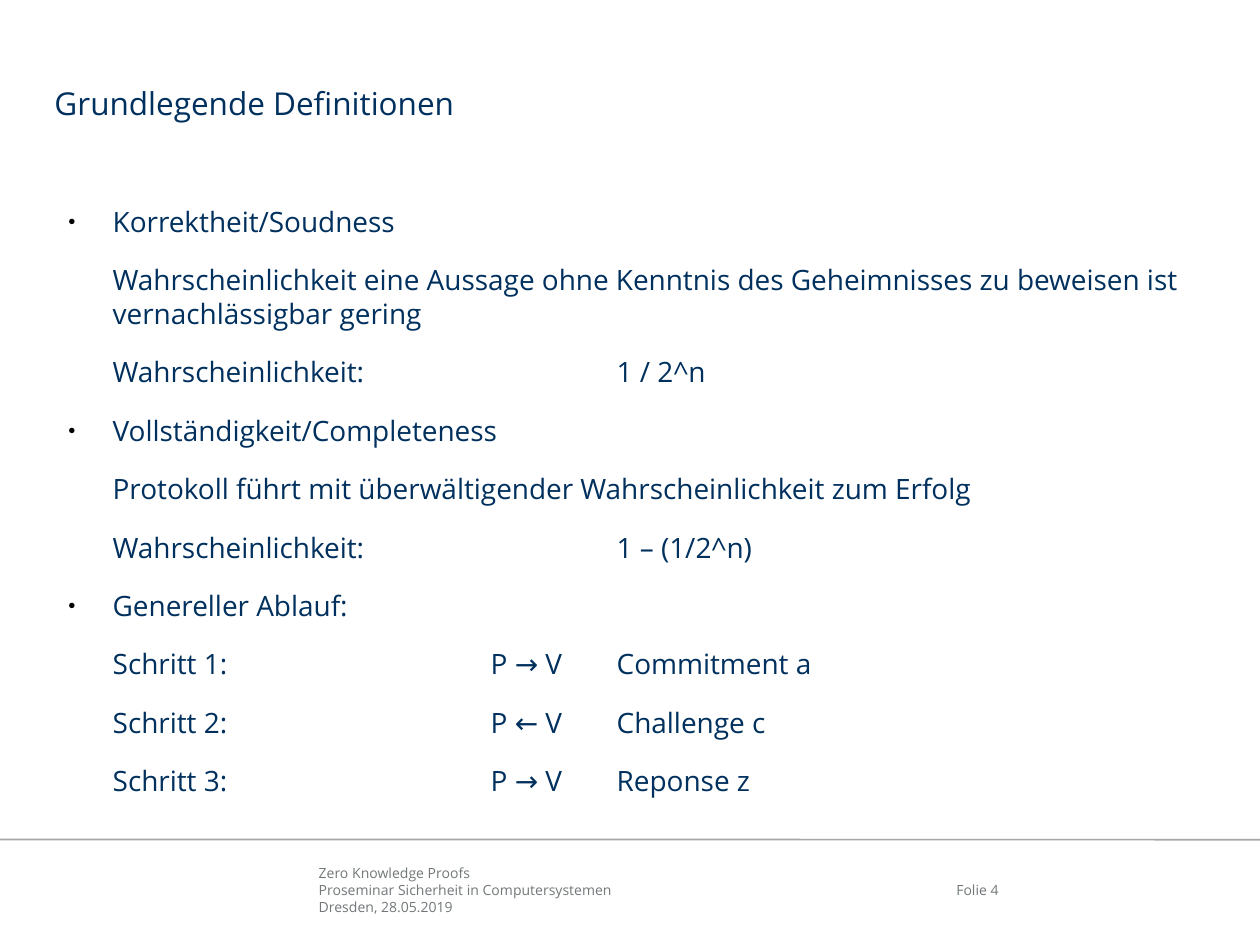
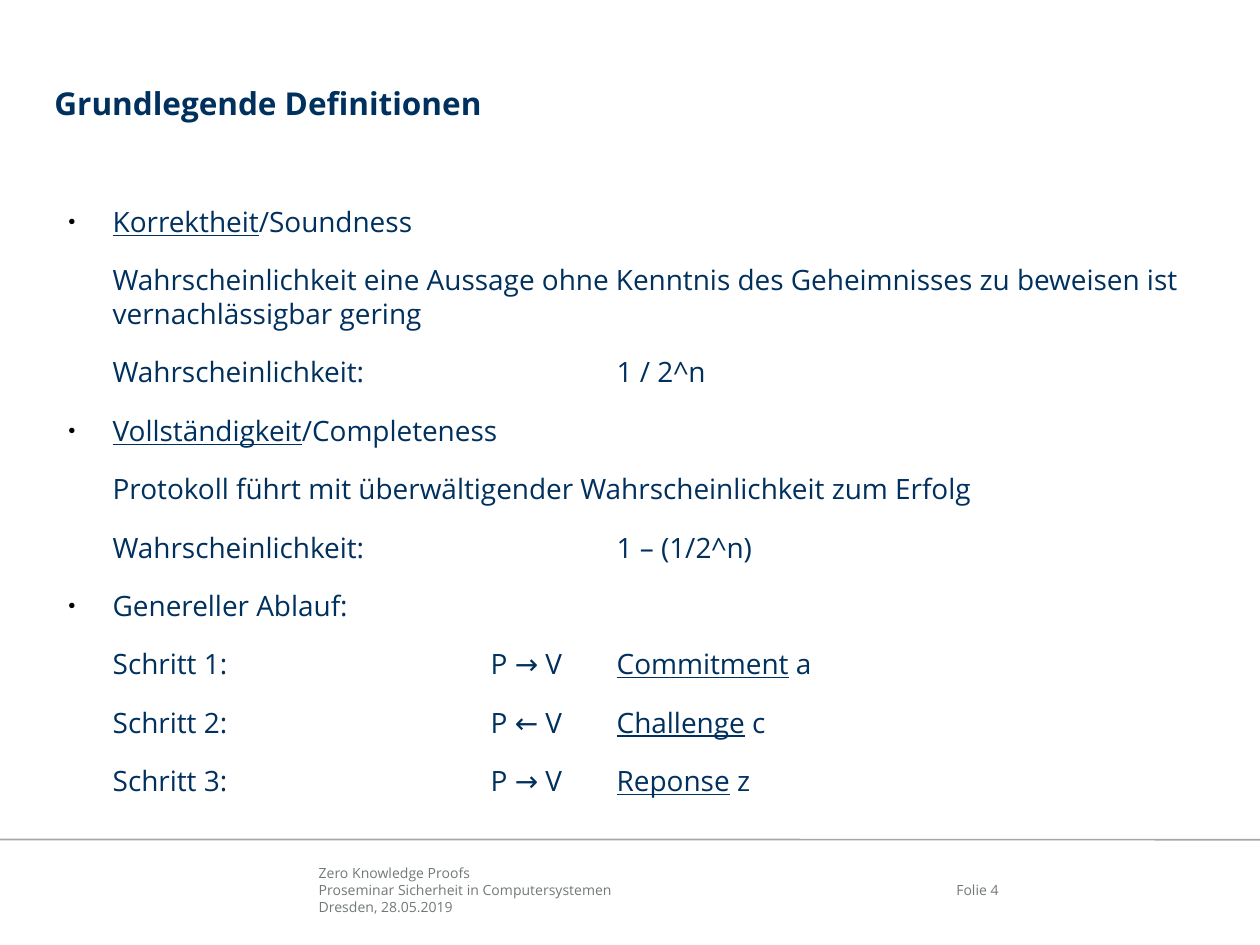
Before and after one commit to mostermann96/Presentations, a slide deck: slide 4 of ZKP.odp. Drawn at 1260x945 pixels with LibreOffice and Linux fonts; fonts in the diff are those of the drawing; background and template pictures are left out. Boxes give left, top, right and bottom in pixels: in the first picture for what was removed or moved away, otherwise in the second. Text is boxed around its words. In the diff, an @@ line names an element or a change of style, - is before the commit and + after.

```diff
--- a/ZKP.odp
+++ b/ZKP.odp
@@ title "Grundlegende Definitionen" at <box>54,91,482,123</box>: bold on @@
@@ text at <box>113,210,412,236</box>: text changed @@
-● Korrektheit/Soudness
+● Korrektheit/Soundness
@@ text at <box>113,419,812,798</box>: underline on in "Vollständigkeit/Completeness", "Commitment", "Challenge", "Reponse" @@
```
Also in this commit, not shown: 8 other slides changed, 4 other files.
